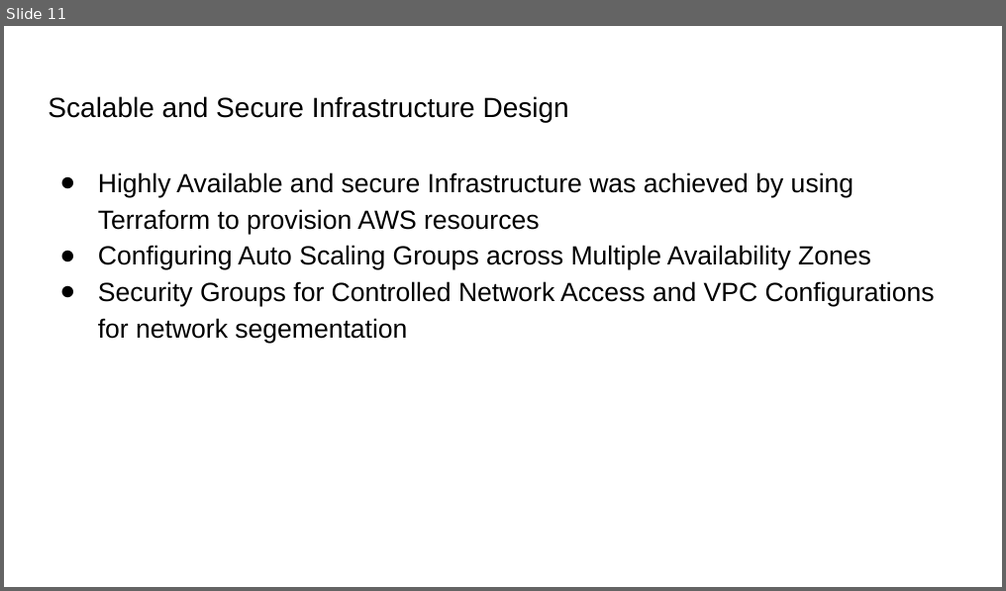
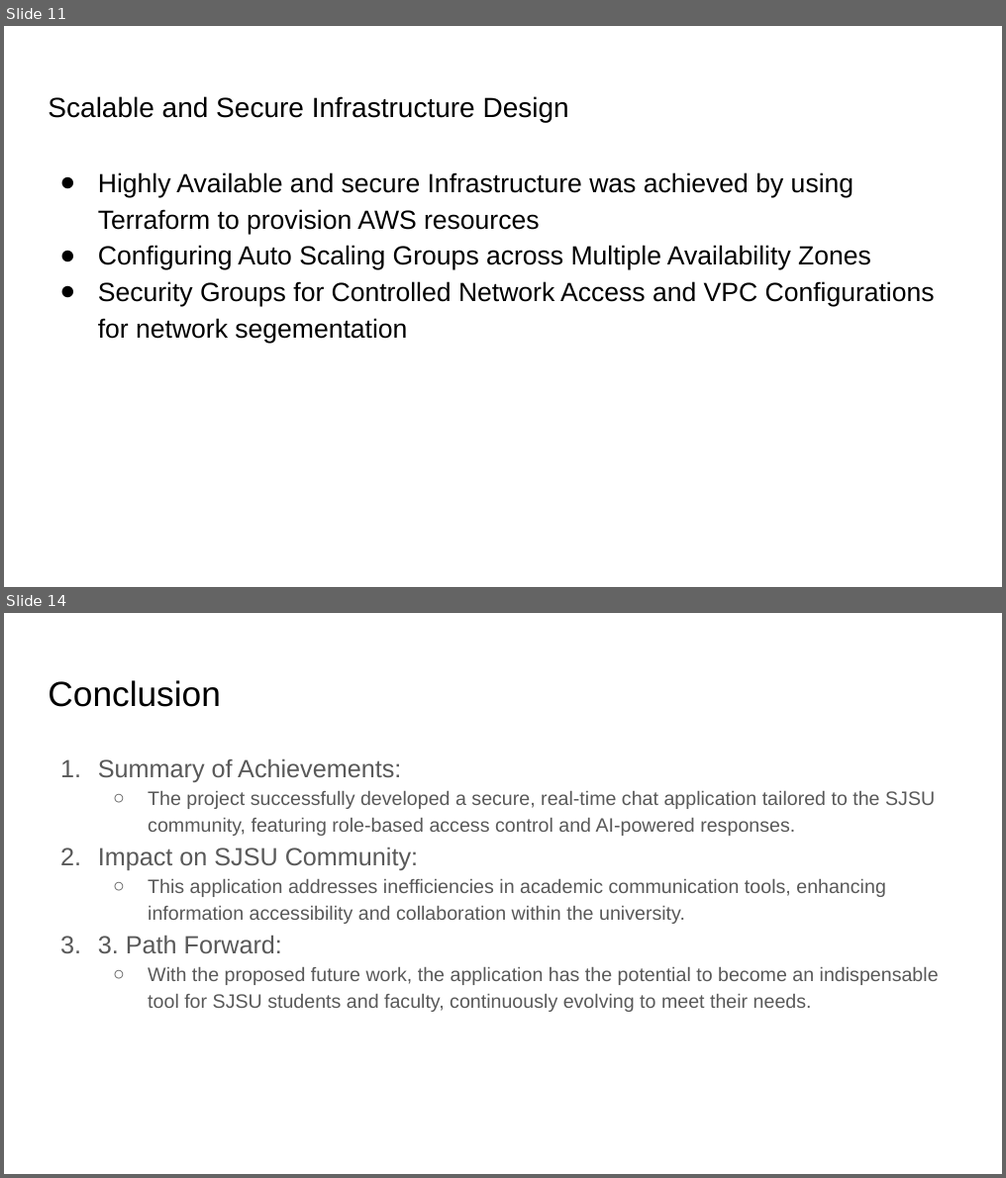
Before and after one commit to Rushabh-Runwal/RAYR-Spartan_Cove, a slide deck: SpartanCove.pptx. Shown one above the other, each under a label of ours: slide 11 before the commit, slides 11 and 14 after it; the slides between them are not shown. The pictures are 1006x591 and 1006x1178 pixels, drawn with LibreOffice and Linux fonts; fonts in the diff are those of the drawing. Boxes give left, top, right and bottom in pixels: in the first picture for what was removed or moved away, otherwise in the second. Text is boxed around its words. In the diff, an @@ line names an element or a change of style, - is before the commit and + after.

```diff
--- a/SpartanCove.pptx
+++ b/SpartanCove.pptx
@@ slide 14 added at (4, 613, 1002, 1174), background #FFFFFF @@
@@ title added at (48, 680, 220, 707), 25.2 pt, text #000000 @@
+Conclusion
@@ text added at (98, 759, 939, 1012), 14 pt, text #595959 @@
+1. Summary of Achievements:
+  ○ The project successfully developed a secure, real-time chat application tailored to the SJSU community, featuring role-based access control and AI-powered responses.
+2. Impact on SJSU Community:
+  ○ This application addresses inefficiencies in academic communication tools, enhancing information accessibility and collaboration within the university.
+3. 3. Path Forward:
+  ○ With the proposed future work, the application has the potential to become an indispensable tool for SJSU students and faculty, continuously evolving to meet their needs.
```
Also in this commit, not shown: 2 other slides added.
